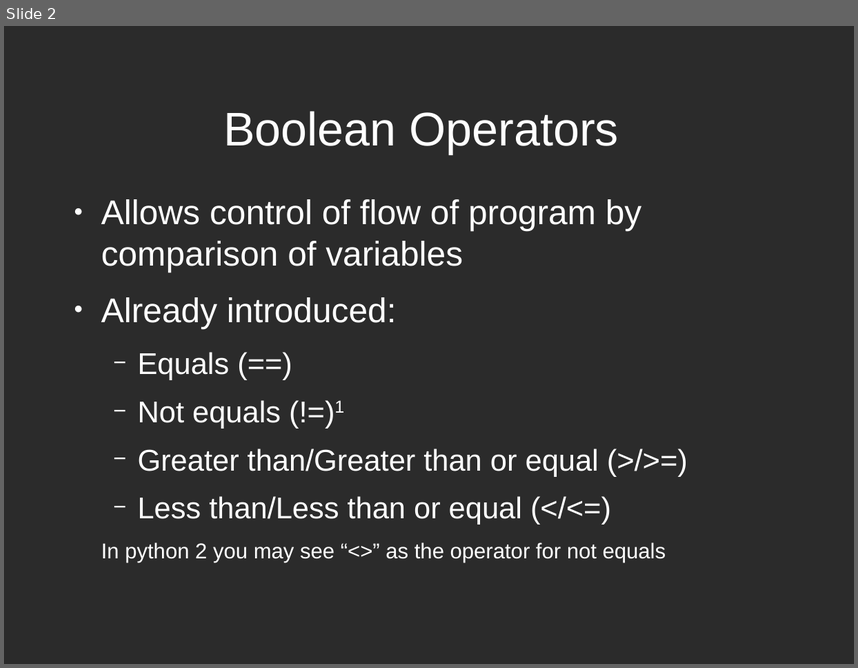
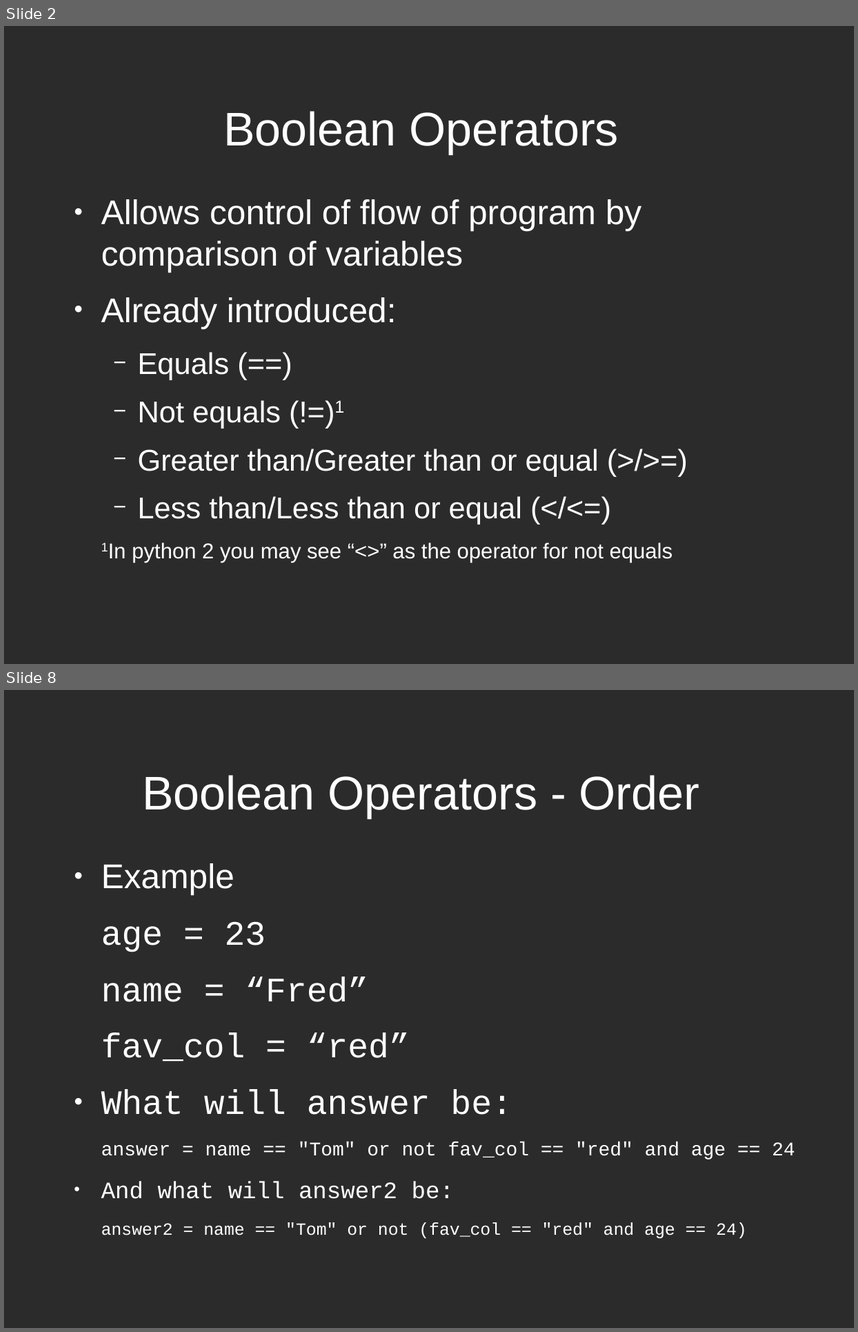
Before and after one commit to Cheltenham-Hackspace/hackspace_python, a slide deck: slides/hackspace_python_slides.odp. Shown one above the other, each under a label of ours: slide 2 before the commit, slides 2 and 8 after it; the slides between them are not shown. The pictures are 858x668 and 858x1332 pixels, drawn with LibreOffice and Linux fonts; fonts in the diff are those of the drawing; background and template pictures are left out; a plain dark background stands for a picture behind light text. Boxes give left, top, right and bottom in pixels: in the first picture for what was removed or moved away, otherwise in the second. Text is boxed around its words. In the diff, an @@ line names an element or a change of style, - is before the commit and + after.

```diff
--- a/slides/hackspace_python_slides.odp
+++ b/slides/hackspace_python_slides.odp
@@ slide 8 added at <box>4,690,854,1328</box>, background picture (left out) @@
@@ title added at <box>142,775,700,818</box>, 44 pt, text #FFFFFF @@
+Boolean Operators - Order
@@ text added at <box>101,863,795,1238</box>, 32 pt, text #FFFFFF @@
+● Example
+age = 23
+name = “Fred”
+fav_col = “red”
+● What will answer be:
+answer = name == "Tom" or not fav_col == "red" and age == 24
+● And what will answer2 be:
+answer2 = name == "Tom" or not (fav_col == "red" and age == 24)
@@ slide 2 changed as well @@
@@ text at <box>132,542,673,562</box>: text changed @@
-In python 2 you may see “<>” as the operator for not equals
+1In python 2 you may see “<>” as the operator for not equals
```
Also in this commit, not shown: 1 other slide changed, 30 other slides added, 1 other file.
